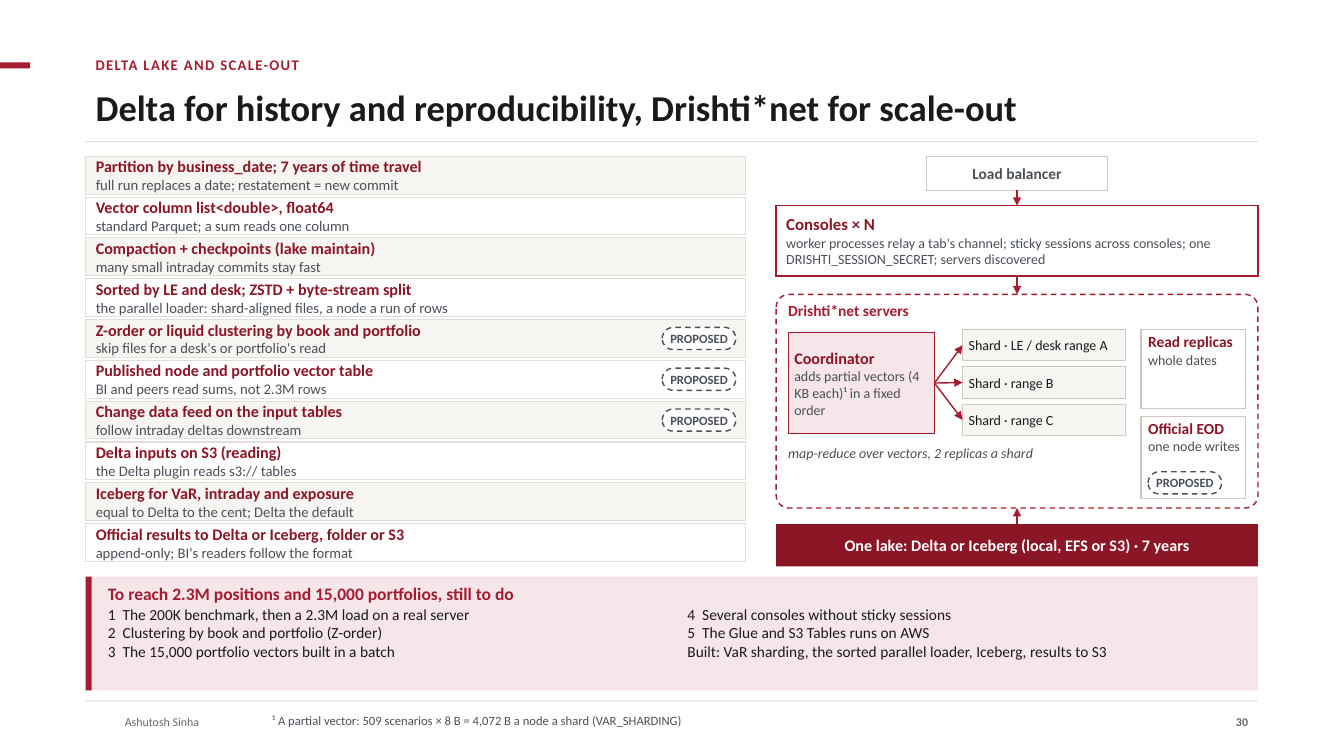
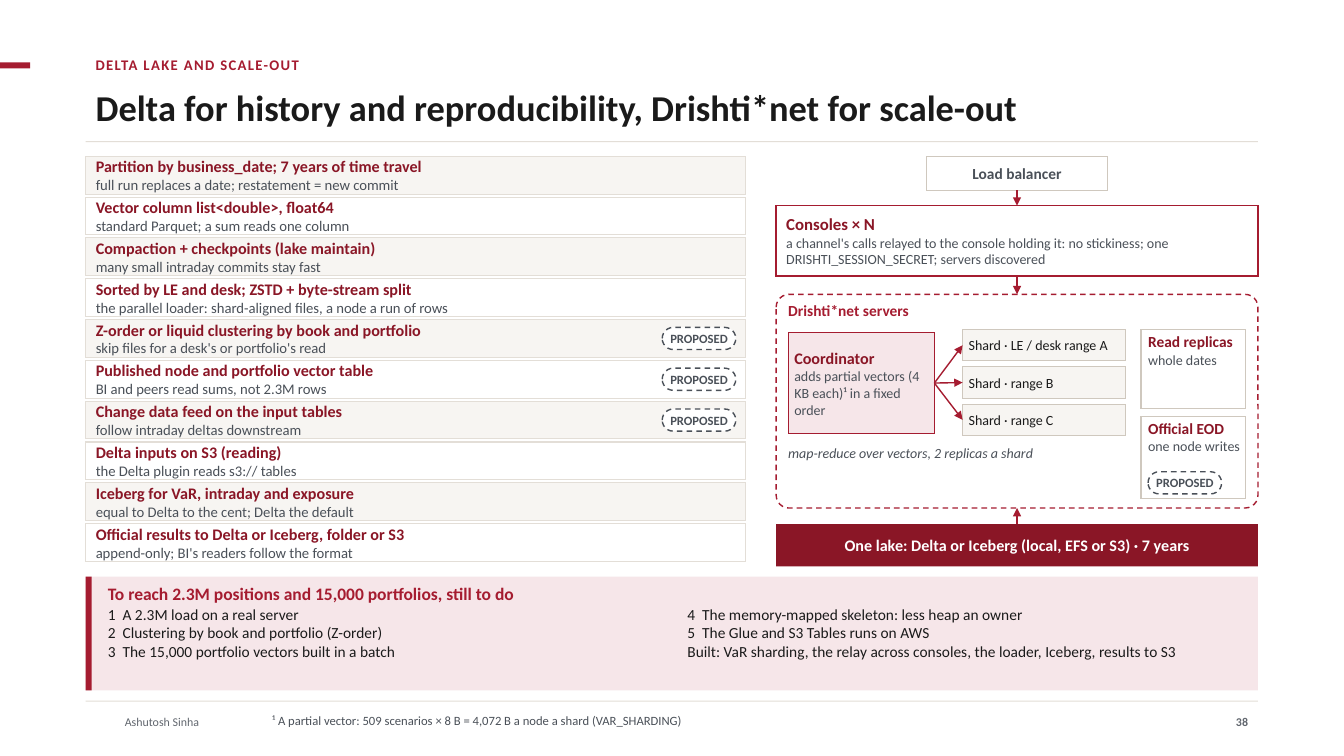
Before and after one commit to ajsinha/drishti, a slide deck: slide 38 of docs/publications/Drishti-VaR-Engine.pptx (slide 30 before the commit). Drawn at 1344x756 pixels with LibreOffice and Linux fonts; fonts in the diff are those of the drawing; background and template pictures are left out. Boxes give left, top, right and bottom in pixels: in the first picture for what was removed or moved away, otherwise in the second. Text is boxed around its words. In the diff, an @@ line names an element or a change of style, - is before the commit and + after.

```diff
--- a/docs/publications/Drishti-VaR-Engine.pptx
+++ b/docs/publications/Drishti-VaR-Engine.pptx
@@ text at [786, 238, 1169, 266]: text changed @@
-worker processes relay a tab's channel; sticky sessions across consoles; one DRISHTI_SESSION_SECRET; servers discovered
+a channel's calls relayed to the console holding it: no stickiness; one DRISHTI_SESSION_SECRET; servers discovered
@@ text at [108, 609, 299, 620]: text changed @@
-1 The 200K benchmark, then a 2.3M load on a real server
+1 A 2.3M load on a real server
@@ text at [687, 609, 1022, 623]: text changed @@
-4 Several consoles without sticky sessions
+4 The memory-mapped skeleton: less heap an owner
@@ text at [687, 646, 1176, 660]: text changed @@
-Built: VaR sharding, the sorted parallel loader, Iceberg, results to S3
+Built: VaR sharding, the relay across consoles, the loader, Iceberg, results to S3
@@ page number at [1236, 718, 1248, 726]: text changed @@
-30
+38
```
Also in this commit, not shown: 24 other slides changed, 14 slides added, 1 slide removed, 7 other files.
